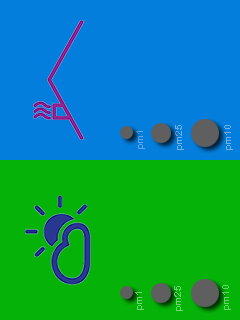
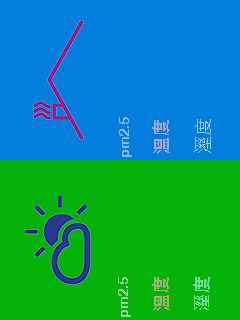
Revision of a layered 240 × 320 image; what changed, layer by layer:
hid "圖層 10 拷貝 2" over box(120, 119, 219, 147)
renamed "pm25" to "溫度", painted on it over box(152, 120, 184, 154)
renamed "pm1" to "pm2.5", painted on it over box(119, 117, 145, 157)
renamed "pm10" to "溼度", painted on it over box(194, 119, 233, 153)
renamed "pm25" to "溫度", painted on it over box(152, 277, 183, 311)
renamed "pm1" to "pm2.5", painted on it over box(118, 277, 144, 317)
renamed "pm10" to "溼度", painted on it over box(193, 277, 231, 310)
hid "圖層 10 拷貝" over box(120, 279, 219, 307)
